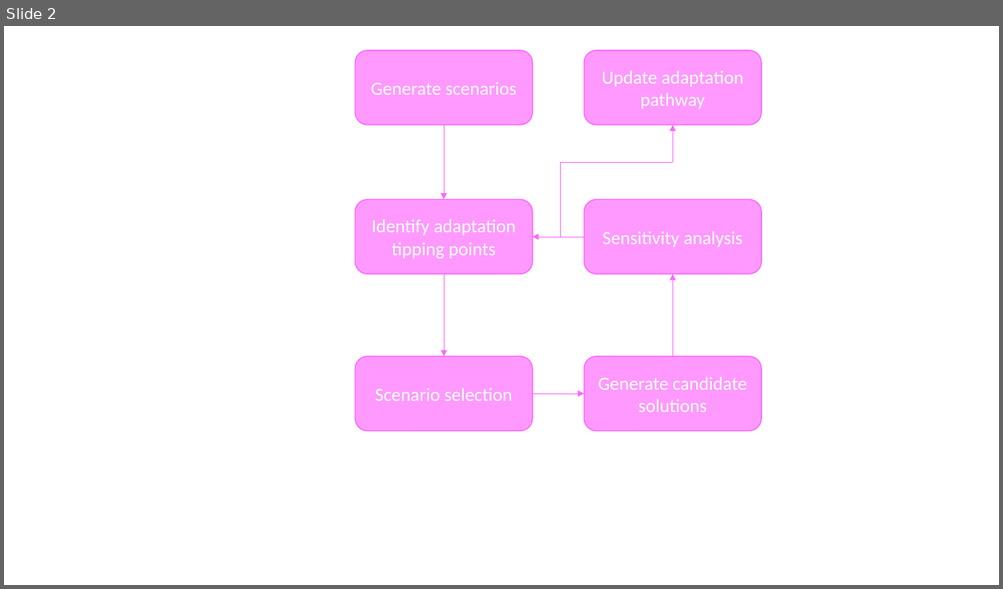
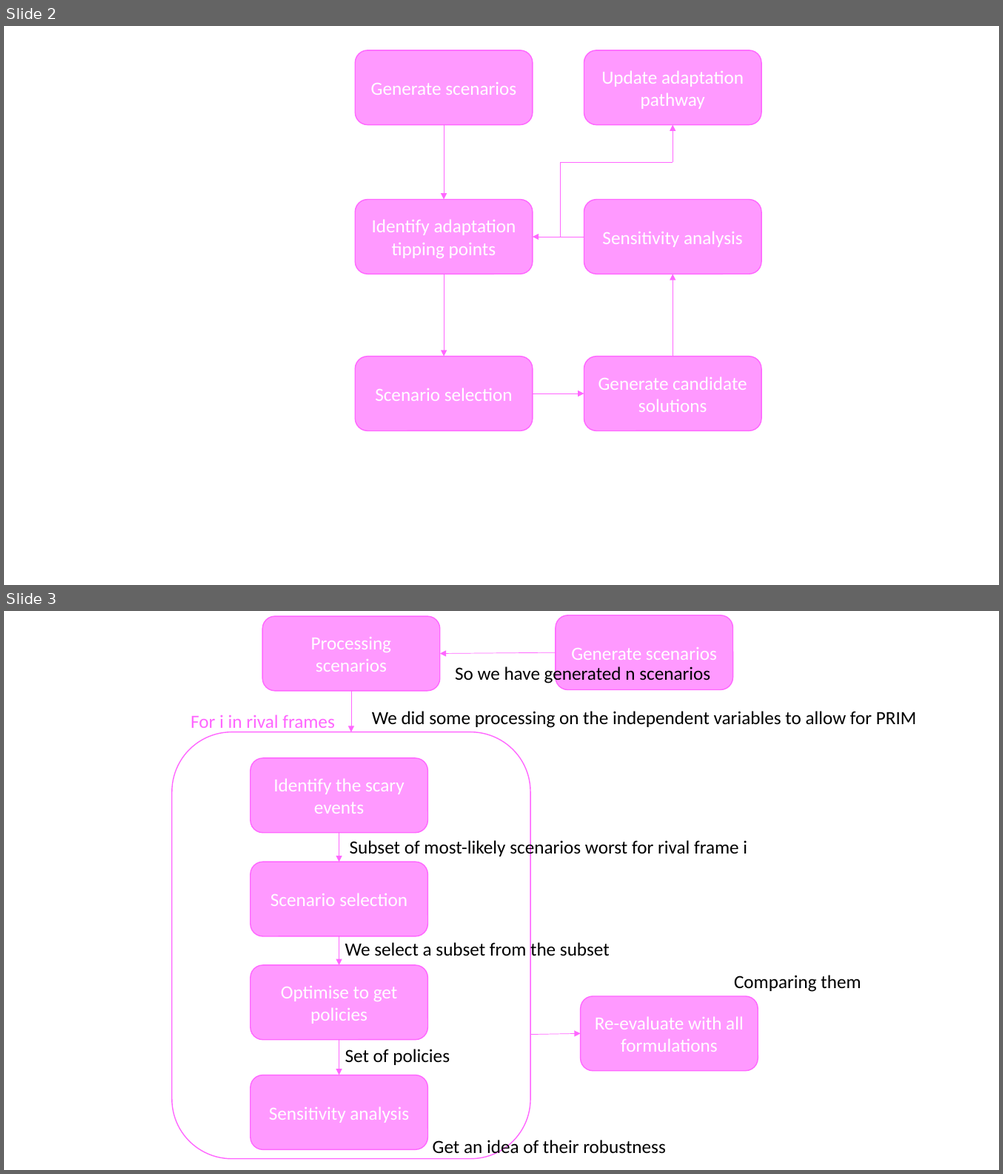
Before and after one commit to Lischip/FabiosDecisions, a slide deck: report/figures/flowchart.pptx. Shown one above the other, each under a label of ours: slide 2 before the commit, slides 2 and 3 after it. The pictures are 1003x589 and 1003x1174 pixels, drawn with LibreOffice and Linux fonts; fonts in the diff are those of the drawing. Boxes give left, top, right and bottom in pixels: in the first picture for what was removed or moved away, otherwise in the second. Text is boxed around its words. In the diff, an @@ line names an element or a change of style, - is before the commit and + after.

```diff
--- a/report/figures/flowchart.pptx
+++ b/report/figures/flowchart.pptx
@@ slide 3 added at (x1=4, y1=611, x2=999, y2=1170), background #FFFFFF @@
@@ rounded rectangle added at (x1=262, y1=616, x2=440, y2=691), fill #FF99FF, outline #FF66FF 1 pt, 18 pt, text #FFFFFF @@
+Processing scenarios
@@ rounded rectangle added at (x1=555, y1=615, x2=733, y2=690), fill #FF99FF, outline #FF66FF 1 pt, 18 pt, text #FFFFFF @@
+Generate scenarios
@@ arrow added from (555, 652) to (440, 653), #FF66FF 0.5 pt @@
@@ text added at (x1=455, y1=665, x2=710, y2=685), 18 pt, text #000000 @@
+So we have generated n scenarios
@@ arrow added from (351, 691) to (351, 732), #FF66FF 0.5 pt @@
@@ text added at (x1=190, y1=715, x2=335, y2=733), 18 pt, text #FF66FF @@
+For i in rival frames
@@ text added at (x1=372, y1=711, x2=916, y2=728), 18 pt, text #000000 @@
+We did some processing on the independent variables to allow for PRIM
@@ rounded rectangle added at (x1=172, y1=732, x2=530, y2=1159), outline #FF66FF 1 pt @@
@@ rounded rectangle added at (x1=250, y1=758, x2=428, y2=832), fill #FF99FF, outline #FF66FF 1 pt, 18 pt, text #FFFFFF @@
+Identify the scary events
@@ arrow added from (339, 832) to (339, 863), #FF66FF 0.5 pt @@
@@ text added at (x1=350, y1=838, x2=747, y2=858), 18 pt, text #000000 @@
+Subset of most-likely scenarios worst for rival frame i
@@ rounded rectangle added at (x1=250, y1=863, x2=428, y2=937), fill #FF99FF, outline #FF66FF 1 pt, 18 pt, text #FFFFFF @@
+Scenario selection
@@ arrow added from (339, 937) to (339, 965), #FF66FF 0.5 pt @@
@@ text added at (x1=345, y1=941, x2=609, y2=961), 18 pt, text #000000 @@
+We select a subset from the subset
@@ rounded rectangle added at (x1=250, y1=965, x2=428, y2=1040), fill #FF99FF, outline #FF66FF 1 pt, 18 pt, text #FFFFFF @@
+Optimise to get policies
@@ text added at (x1=734, y1=975, x2=860, y2=992), 18 pt, text #000000 @@
+Comparing them
@@ rounded rectangle added at (x1=580, y1=997, x2=757, y2=1071), fill #FF99FF, outline #FF66FF 1 pt, 18 pt, text #FFFFFF @@
+Re-evaluate with all formulations
@@ arrow added from (339, 1040) to (339, 1076), #FF66FF 0.5 pt @@
@@ text added at (x1=345, y1=1049, x2=449, y2=1065), 18 pt, text #000000 @@
+Set of policies
@@ arrow added from (531, 1035) to (580, 1034), #FF66FF 0.5 pt @@
@@ rounded rectangle added at (x1=250, y1=1076, x2=428, y2=1150), fill #FF99FF, outline #FF66FF 1 pt, 18 pt, text #FFFFFF @@
+Sensitivity analysis
@@ text added at (x1=432, y1=1139, x2=666, y2=1159), 18 pt, text #000000 @@
+Get an idea of their robustness
```
Also in this commit, not shown: 1 other slide added, 1 other file.
